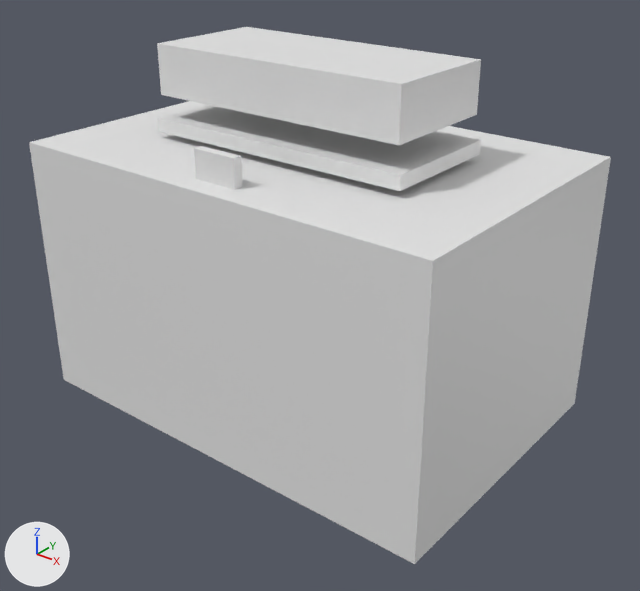
One commit to the glTF model data/models/props/chest.gltf: the scene before it, then after it.
One viewpoint serves both versions: a 50 mm lens placed at (0.673, -0.827, 0.841), pointed at (0.028, -0.02, 0.341). Every picture has the same lights, and +X, +Y and +Z are marked at lower left. The first picture is the older version. Where no turn or scale is listed for an object, it has been applied to the vertices.

Script lines for the objects in view, before the commit:
```python
mat_propgold = principled_material('PropGold')
mat_propgold.base_color = (0.8, 0.8, 0.8)  # white #e7e7e7
mat_propwood = principled_material('PropWood')
mat_propwood.base_color = (0.8, 0.8, 0.8)  # white #e7e7e7
mat_propwooddark = principled_material('PropWoodDark')
mat_propwooddark.base_color = (0.8, 0.8, 0.8)  # white #e7e7e7
me_cube = bpy.data.meshes.new('Cube')
me_cube.from_pydata(...)  # a box spanning x -0.3..0.3, y -0.2..0.2, z -0.175..0.175
me_cube.materials.append(mat_propwood)  # white #e7e7e7
me_cube_001 = bpy.data.meshes.new('Cube.001')
me_cube_001.from_pydata(...)  # a box spanning x -0.186..0.186, y -0.084..0.084, z -0.009..0.009
me_cube_001.materials.append(mat_propwooddark)  # white #e7e7e7
me_cube_003 = bpy.data.meshes.new('Cube.003')
me_cube_003.from_pydata(...)  # a box spanning x -0.18..0.18, y -0.08..0.08, z -0.031..0.031
me_cube_003.materials.append(mat_propwood)  # white #e7e7e7
me_cube_004 = bpy.data.meshes.new('Cube.004')
me_cube_004.from_pydata(...)  # a box spanning x -0.03..0.03, y -0.006..0.006, z -0.0175..0.0175
me_cube_004.materials.append(mat_propgold)  # white #e7e7e7
ob_chestbase = bpy.data.objects.new('ChestBase', me_cube)
ob_chestbase.location = (0.0, 0.0, 0.35)
ob_chestlid = bpy.data.objects.new('ChestLid', me_cube_003)
ob_chestlid.location = (0.0, 0.0, 0.612)
ob_chestlock = bpy.data.objects.new('ChestLock', me_cube_004)
ob_chestlock.location = (0.0, -0.164, 0.542)
ob_chesttrimtop = bpy.data.objects.new('ChestTrimTop', me_cube_001)
ob_chesttrimtop.location = (0.0, 0.0, 0.542)
```
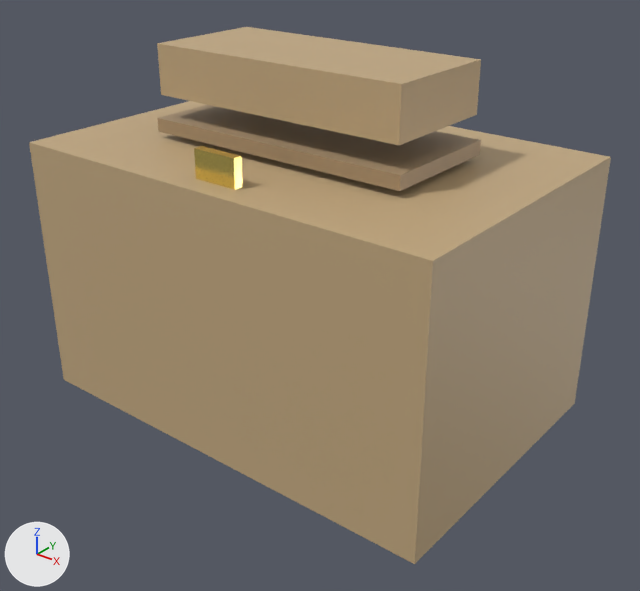
The edits, one by one:
Material 'PropWood' (mat_propwood) changes colour from white #e7e7e7 to beige #c4aa81; in linear values from (0.8, 0.8, 0.8) to (0.55, 0.4, 0.22).
Material 'PropGold' (mat_propgold) changes colour from white #e7e7e7 to yellow #f9e17c; in linear values from (0.8, 0.8, 0.8) to (0.95, 0.75, 0.2).
In material 'PropGold' (mat_propgold), metallic goes from 0.0 to 1.0.
Material 'PropWoodDark' (mat_propwooddark) changes colour from white #e7e7e7 to beige #aa906f; in linear values from (0.8, 0.8, 0.8) to (0.4, 0.28, 0.16).

Location of each change, [x1, y1, x2, y2] in pixels of the pictures (640 x 591 px):
'ChestBase', recoloured (white to beige)
    both: [29, 101, 611, 564]
'ChestLid', recoloured (white to beige)
    both: [157, 27, 481, 145]
'ChestTrimTop', recoloured (white to beige)
    both: [157, 105, 481, 191]
'ChestLock', recoloured, surface changed (white to yellow)
    both: [194, 146, 243, 190]
